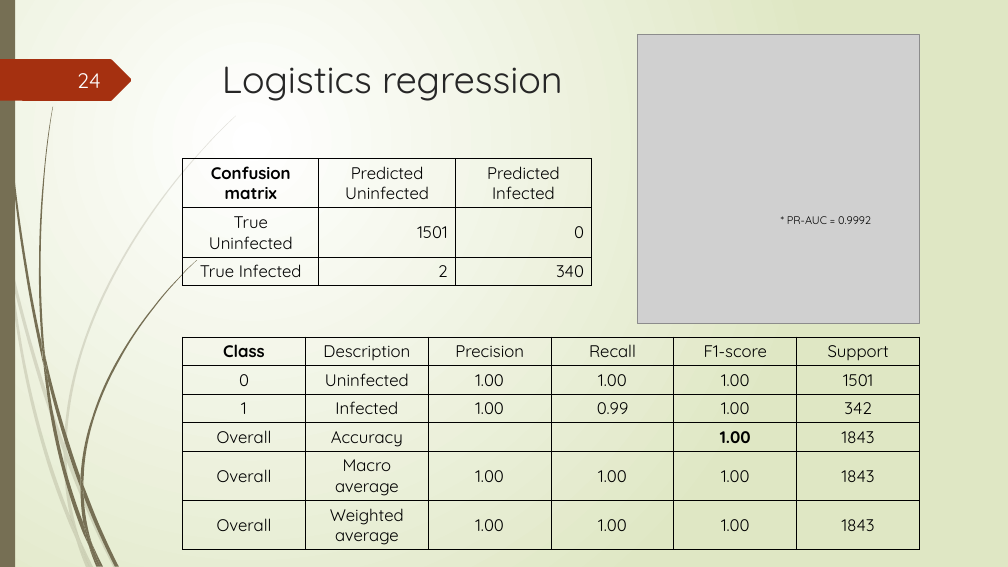
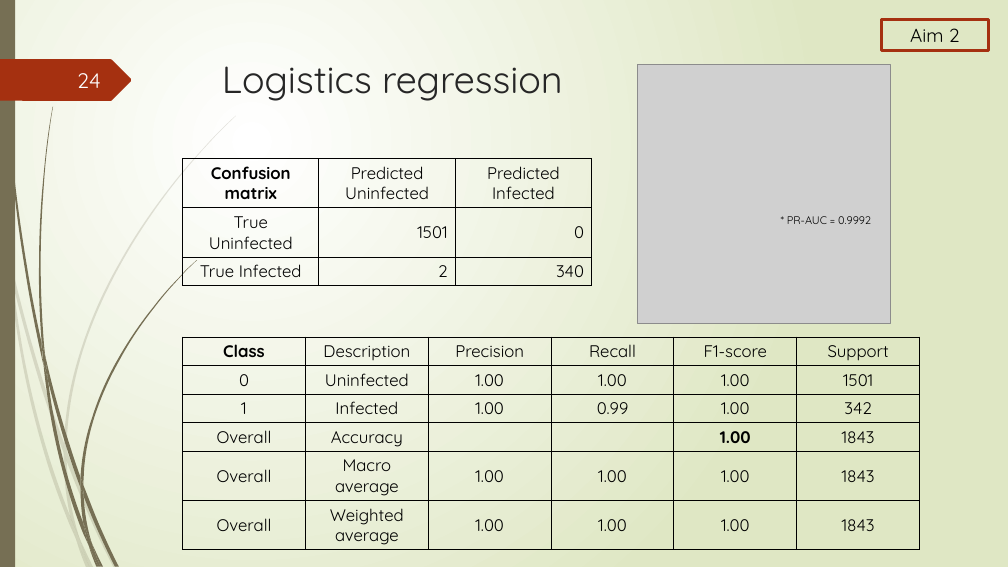
Before and after one commit to Lai-jun-yan/Academia-Sinica-internship-project, a slide deck: slide 24 of 暑期實習進度報告/presentation_final.pptx. Drawn at 1008x567 pixels with LibreOffice and Linux fonts; fonts in the diff are those of the drawing; grey boxes stand for pictures. Boxes give left, top, right and bottom in pixels: in the first picture for what was removed or moved away, otherwise in the second. Text is boxed around its words. In the diff, an @@ line names an element or a change of style, - is before the commit and + after.

```diff
--- a/暑期實習進度報告/presentation_final.pptx
+++ b/暑期實習進度報告/presentation_final.pptx
@@ rectangle added at [882, 20, 988, 50], outline #A53010 3 pt, 18 pt, text #000000 @@
+Aim 2
@@ picture: place and size @@
-picture at [637, 35, 920, 323]
+picture at [637, 65, 891, 324]
```
Also in this commit, not shown: 23 other slides changed.
